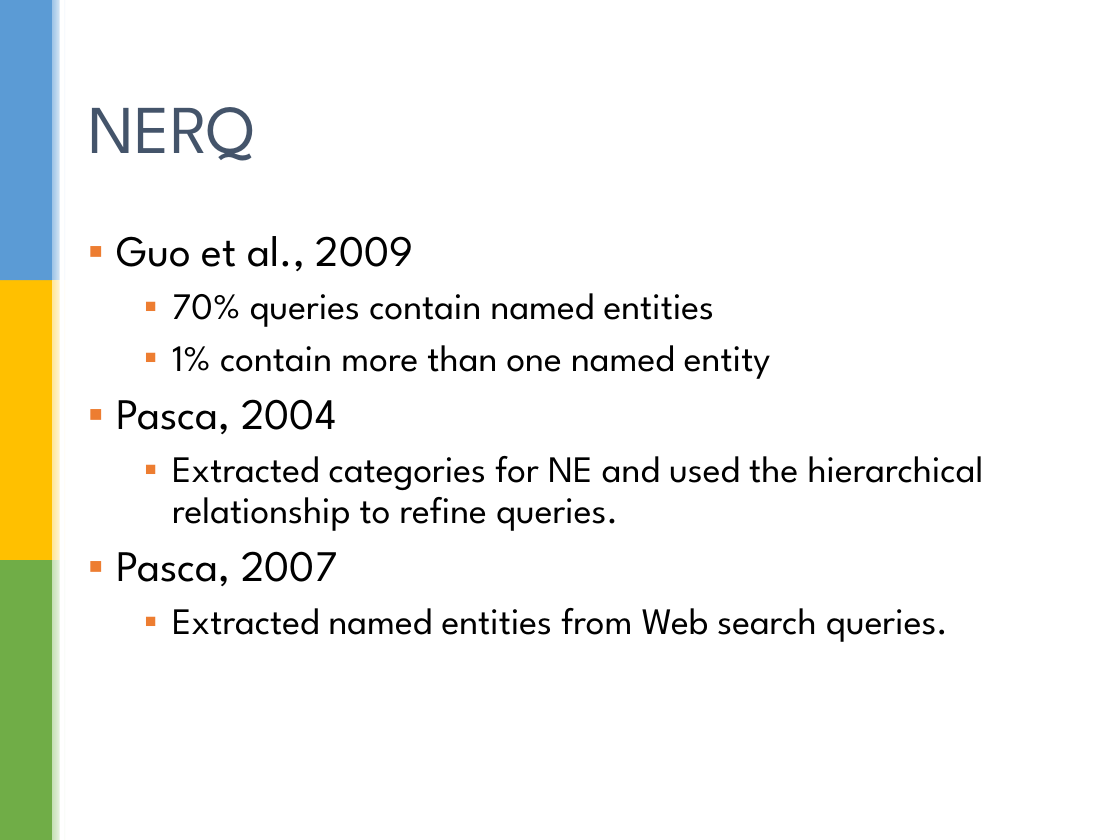
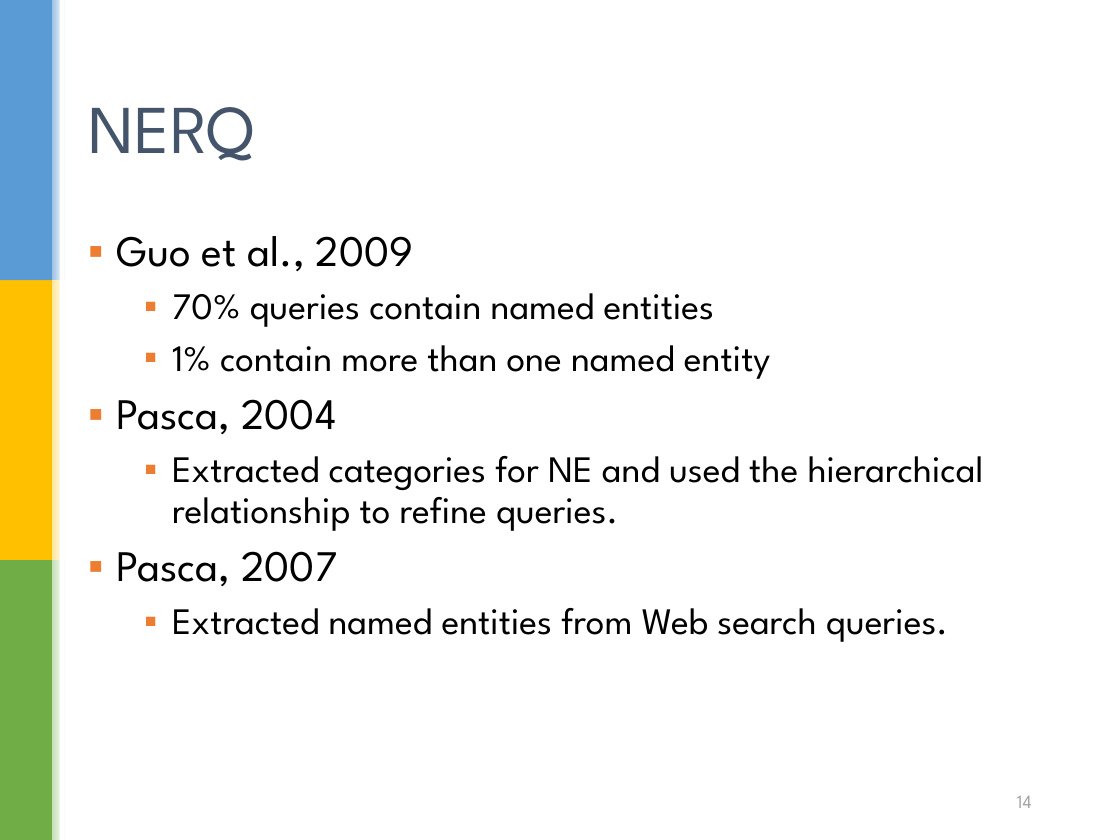
Before and after one commit to cmkumar87/CS5246Test, a slide deck: slide 14 of doc/Diversification_of _search_results_April_17.pptx (slide 13 before the commit). Drawn at 1120x840 pixels with LibreOffice and Linux fonts; fonts in the diff are those of the drawing; background and template pictures are left out. Boxes give left, top, right and bottom in pixels: in the first picture for what was removed or moved away, otherwise in the second. Text is boxed around its words. In the diff, an @@ line names an element or a change of style, - is before the commit and + after.

```diff
--- a/doc/Diversification_of _search_results_April_17.pptx
+++ b/doc/Diversification_of _search_results_April_17.pptx
@@ page number added at [1017,796,1032,808], 12 pt, text #A5A5A5 @@
+14
```
Also in this commit, not shown: 17 other slides changed, 1 slide added, 1 slide removed.
